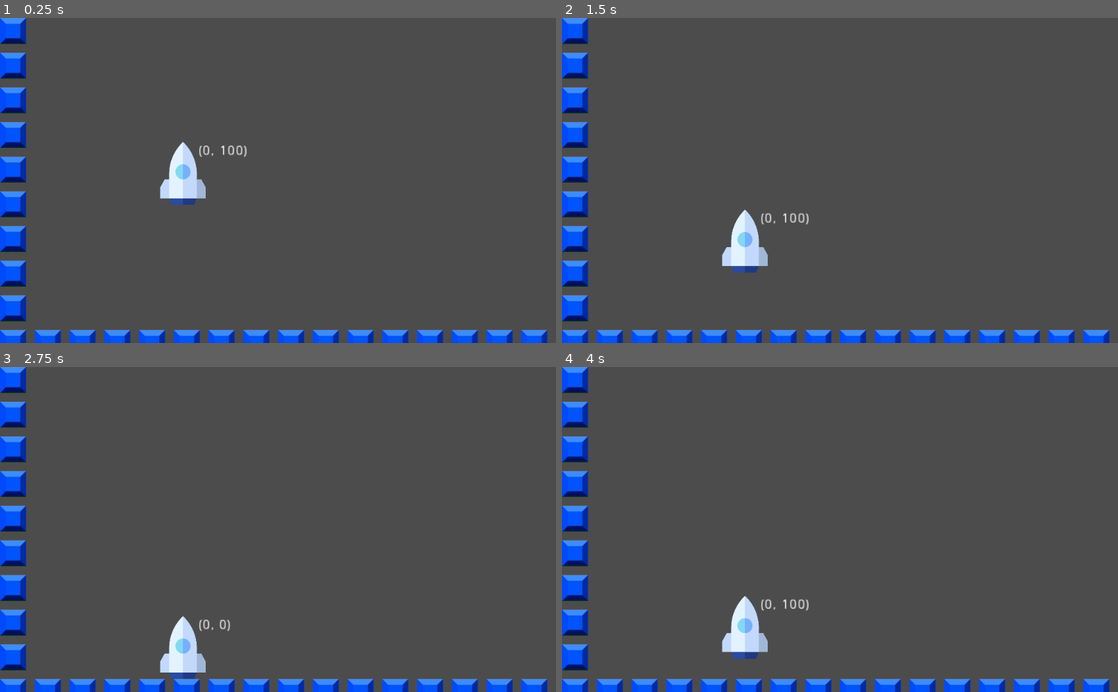
Above: before the commit, frames 1-4 (two rows, left to right).
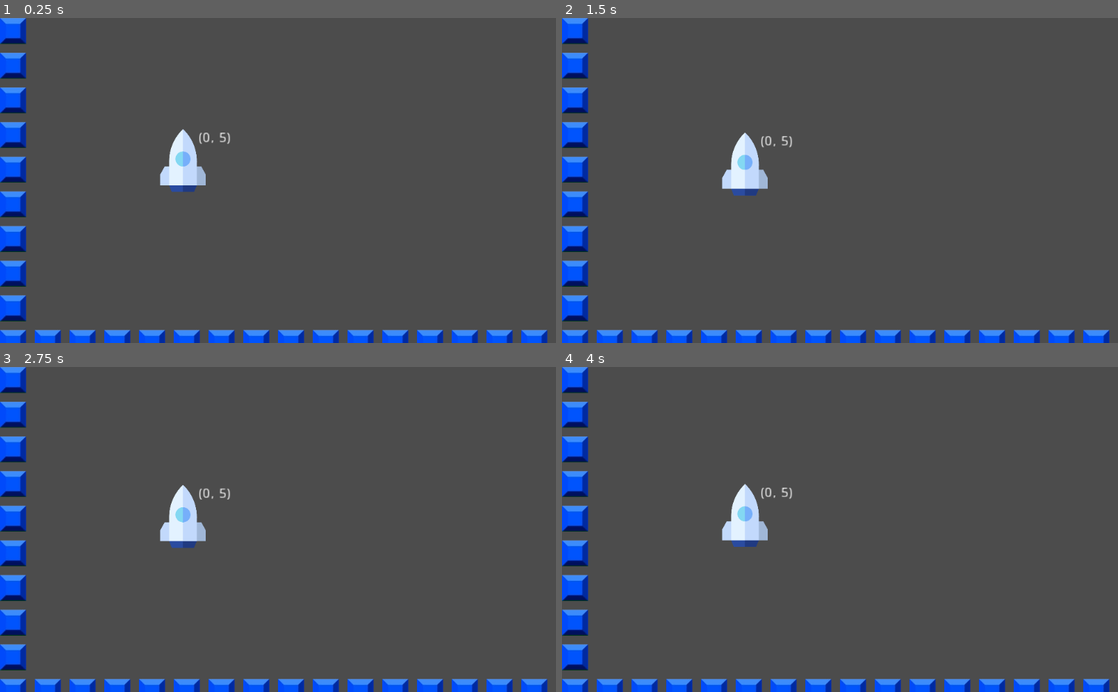
Above: after the commit, the same moments.

Repository: paul-asvb/raekaetae
Game: Godot game, scene res://src/levels/TestLevel.tscn
Two runs of this game, one before a commit and one after it. Both use one fixed random seed, a clock stepped at 60 frames per second and the inputs below.
Inputs:
- Up to frame 1 (0.25 s): no input
- Up to frame 2 (1.5 s): hold Right (move_right) 0.53-1.28 s; hold A (move_left) from 1.28 s (still down)
- Up to frame 3 (2.75 s): release A (move_left) at 2.03 s; hold Right (move_right) from 2.03 s (still down)
- Up to frame 4 (4 s): release Right (move_right) at 2.78 s; hold Space (thrust) 2.78-3.53 s; hold A (move_left) from 3.53 s (still down)

The runs differ from the first frame. In frame 1, 1.2% of the frame differs, in the area x 28-45%, y 34-58%; in frame 2, 2.2%, in the area x 28-45%, y 35-79%; in frame 3, 2.1%; in frame 4, 2.2%.

Commit message:
debug player

Diff:
--- a/src/actors/Player.gd
+++ b/src/actors/Player.gd
@@ -10,9 +10,8 @@
 func _physics_process(delta: float) -> void:
 
 	var input :=  Input.get_action_strength("thrust")
-
 	velocity.y = gravity * delta
-	velocity.y= max(velocity.y,speed.y)
+	#velocity.y= max(velocity.y,speed.y)
 	if input ==	 1 :
 		velocity.y = velocity.y*acceleration
 	velocity = move_and_slide(velocity)
